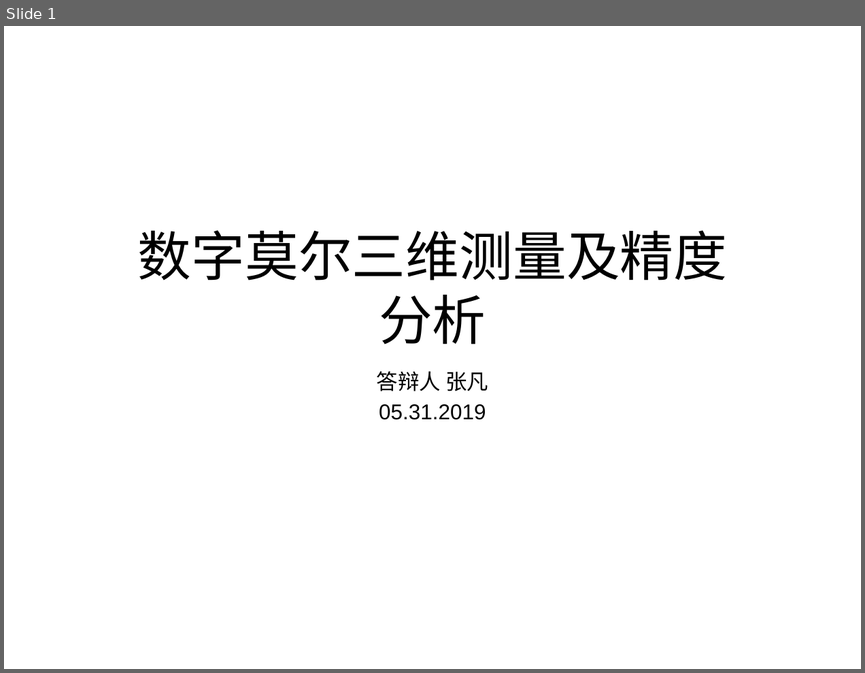
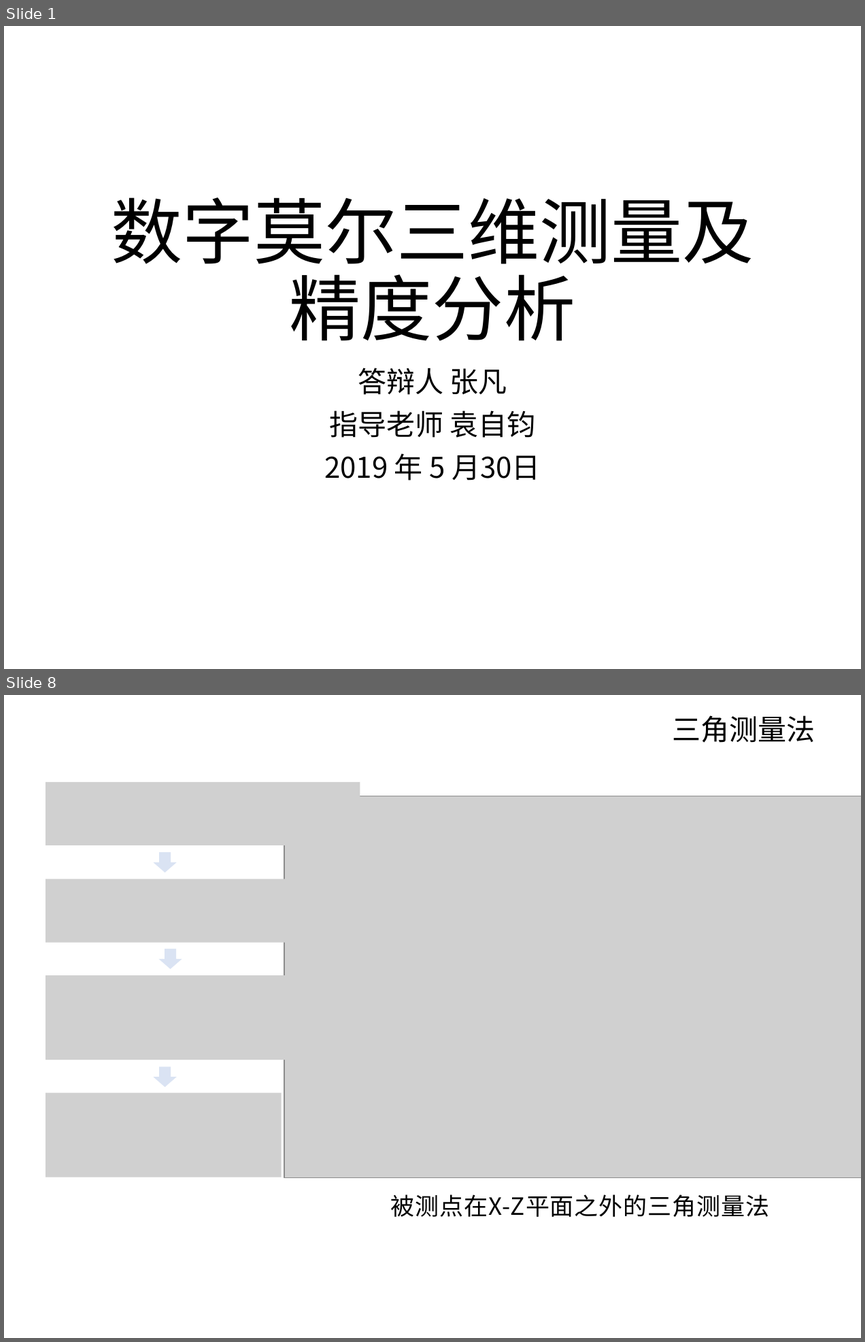
Before and after one commit to FZhg/Undergraduate-Thesis, a slide deck: Defense.pptx. Shown one above the other, each under a label of ours: slide 1 before the commit, slides 1 and 8 after it; the slides between them are not shown. The pictures are 865x673 and 865x1342 pixels, drawn with LibreOffice and Linux fonts; fonts in the diff are those of the drawing; grey boxes stand for pictures; background and template pictures are left out. Boxes give left, top, right and bottom in pixels: in the first picture for what was removed or moved away, otherwise in the second. Text is boxed around its words. In the diff, an @@ line names an element or a change of style, - is before the commit and + after.

```diff
--- a/Defense.pptx
+++ b/Defense.pptx
@@ slide 8 added at (4, 695, 861, 1338), background picture (left out) @@
@@ text added at (672, 715, 815, 743), 24 pt, text #000000 @@
+三角测量法
@@ picture added at (45, 783, 360, 846) @@
@@ picture added at (284, 796, 861, 1178) @@
@@ right arrow added at (154, 852, 177, 872), fill #DAE3F3 @@
@@ picture added at (45, 879, 341, 943) @@
@@ right arrow added at (158, 948, 181, 969), fill #DAE3F3 @@
@@ picture added at (45, 975, 324, 1059) @@
@@ right arrow added at (154, 1066, 177, 1087), fill #DAE3F3 @@
@@ picture added at (45, 1093, 281, 1177) @@
@@ text added at (391, 1194, 770, 1217), 20 pt, text #000000 @@
+被测点在X-Z平面之外的三角测量法
@@ slide 1 changed as well @@
@@ title "数字莫尔三维测量及精度分析": place and size @@
-title "数字莫尔三维测量及精度分析" at (138, 230, 728, 344)
+title "数字莫尔三维测量及精度分析" at (111, 197, 754, 341)
@@ title "数字莫尔三维测量及精度分析" at (111, 197, 754, 341): size 45 to 60 pt, font Arial to Noto Sans CJK SC; line spacing 1 to 0.9 @@
@@ subtitle at (358, 367, 507, 395): size 18 to 24 pt, font Arial to Noto Sans CJK SC in "答辩人 张凡"; line spacing 1 to 0.9; more space between paragraphs @@
@@ subtitle at (324, 410, 541, 480): text changed; size 18 to 24 pt; font Arial to Noto Sans CJK SC @@
-05.31.2019
+指导老师 袁自钧
+2019 年 5 月30日
```
Also in this commit, not shown: 6 other slides added, 1 other file.
